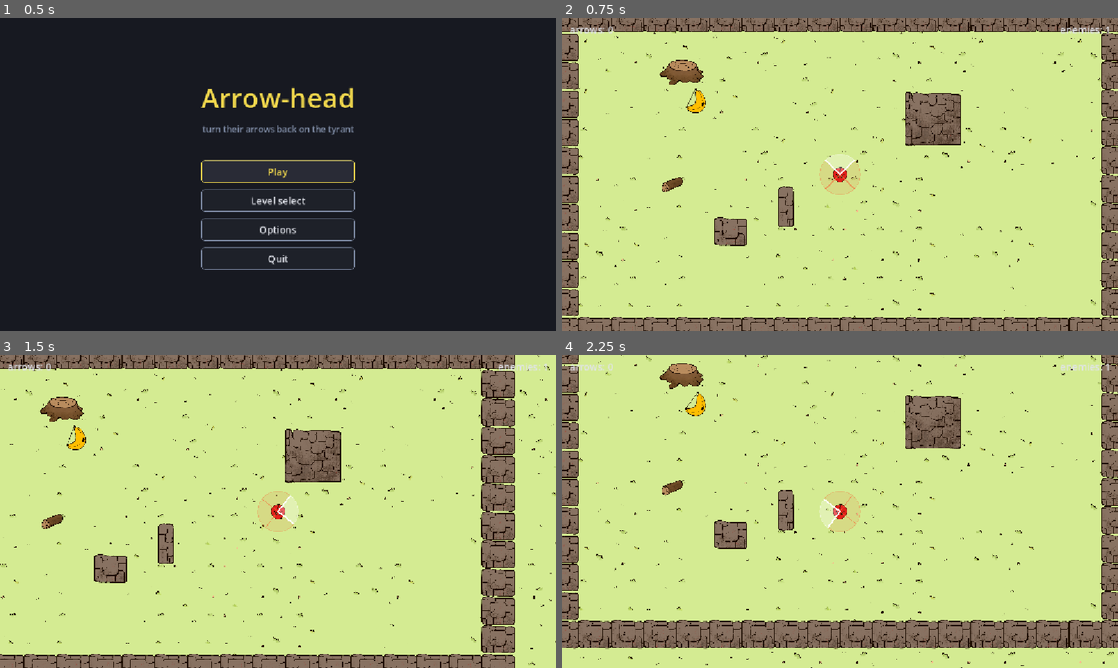
Above: before the commit, frames 1-4 (two rows, left to right).
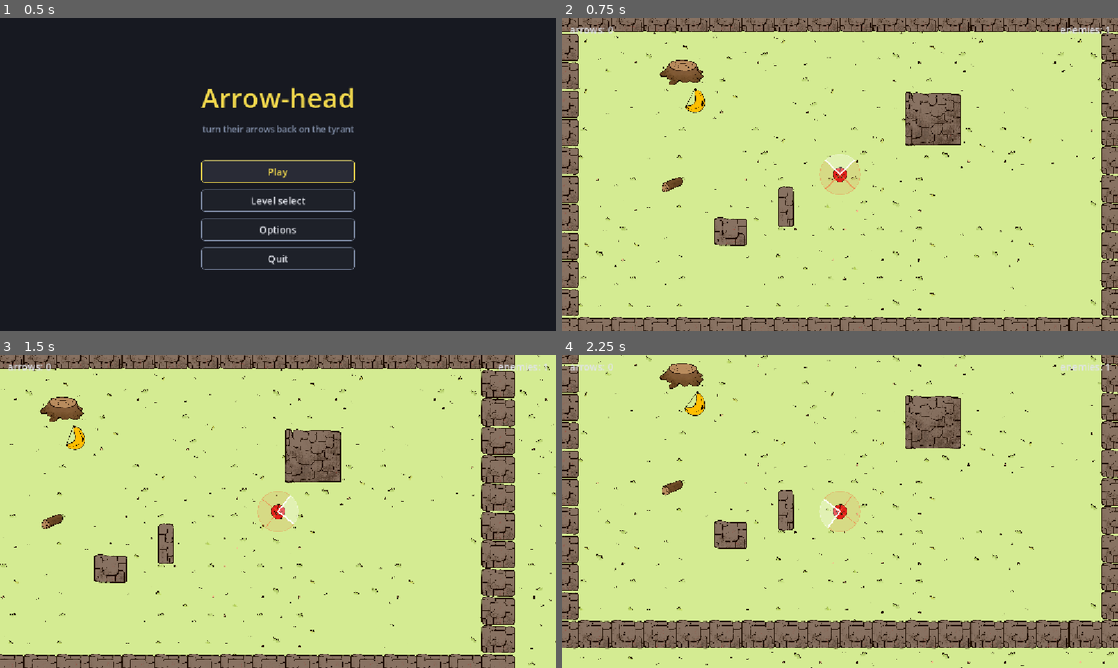
Above: after the commit, the same moments.

Repository: CasualShrub/arrow-head
Game: Godot game, scene res://scenes/ui/main_menu.tscn
The game is run twice, just before and just after one commit, with the same random seed, the same clock (stepped at 60 frames per second) and the same inputs.
Inputs (mouse positions are in pixels of both pictures, inside the frame that each line leads up to):
- Up to frame 1 (0.5 s): no input
- Up to frame 2 (0.75 s): click "Play" at 0.5 s
- Up to frame 3 (1.5 s): tap Enter at 1.25 s; move the mouse to (400, 495) at 1.27 s; hold D (move_right) from 1.28 s (still down); hold Space (fire) from 1.28 s (still down); click (400, 495) at 1.42 s
- Up to frame 4 (2.25 s): move the mouse to (728, 527) at 2.02 s; release D (move_right) at 2.03 s; release Space (fire) at 2.03 s; hold S (move_down) from 2.03 s (still down); tap R at 2.1 s

Frame 1 is identical in both runs. In frame 2, less than 0.1% of the frame differs, in the area x 22-26%, y 22-31%; in frame 3, less than 0.1%; in frame 4, less than 0.1%.

Commit message:
add the extra banana franes

Diff:
--- a/scenes/enemy.tscn
+++ b/scenes/enemy.tscn
@@ -4,7 +4,12 @@
 [ext_resource type="Script" uid="uid://cq7vk7ukbmts4" path="res://scripts/health_component.gd" id="2_md0e3"]
 [ext_resource type="Script" uid="uid://dn8jqcy1eo7y7" path="res://scripts/sus_component.gd" id="3_4ra3w"]
 [ext_resource type="PackedScene" uid="uid://bxgfy1nvmlb7v" path="res://scenes/arrow.tscn" id="4_arrow"]
-[ext_resource type="Texture2D" uid="uid://bw2u2pxocrlxi" path="res://art/enemy/idle.PNG" id="5_idle"]
+[ext_resource type="Texture2D" uid="uid://b0afwlyjydm7h" path="res://art/enemy/frame1.png" id="5_idle"]
+[ext_resource type="Texture2D" uid="uid://bmqcjg05r8j1e" path="res://art/enemy/frame2.png" id="6_f2"]
+[ext_resource type="Texture2D" uid="uid://6w7p3hufm0km" path="res://art/enemy/frame3.png" id="7_f3"]
+[ext_resource type="Texture2D" uid="uid://ccs6nyr8bd0ba" path="res://art/enemy/frame4.png" id="8_f4"]
+[ext_resource type="Texture2D" uid="uid://c8knl5mhl04ko" path="res://art/enemy/normal_hit.PNG" id="9_hn"]
+[ext_resource type="Texture2D" uid="uid://dc0jaxflx7uj5" path="res://art/enemy/stretch_hit.PNG" id="10_hs"]
 
 [sub_resource type="CircleShape2D" id="CircleShape2D_5uy6h"]
 radius = 25.0
@@ -15,6 +20,12 @@
 health = NodePath("Health")
 sus = NodePath("Sus")
 arrow_scene = ExtResource("4_arrow")
+frame1 = ExtResource("5_idle")
+frame2 = ExtResource("6_f2")
+frame3 = ExtResource("7_f3")
+frame4 = ExtResource("8_f4")
+hit_normal = ExtResource("9_hn")
+hit_stretch = ExtResource("10_hs")
 
 [node name="HurtCollider" type="CollisionShape2D" parent="." unique_id=1207359402]
 unique_name_in_owner = true
--- a/scripts/enemy.gd
+++ b/scripts/enemy.gd
@@ -4,11 +4,6 @@
 
 const _ENEMY_TEAM = Arrow.Team.ENEMY
 
-const _TEX_IDLE := preload("res://art/enemy/idle.PNG")
-const _TEX_AIM := preload("res://art/enemy/stretch_aim.PNG")
-const _TEX_NORMAL_HIT := preload("res://art/enemy/normal_hit.PNG")
-const _TEX_STRETCH_HIT := preload("res://art/enemy/stretch_hit.PNG")
-
 @export var health: HealthComponent
 @export var sus: SusComponent
 @export var player: Player
@@ -18,6 +13,7 @@
 @export var fire_rate := 2.0
 
 @export var aim_time := 0.4
+@export var release_time := 0.12
 @export var hit_flash_time := 0.15
 
 @export var hurt_radius := 25.0:
@@ -26,11 +22,20 @@
 		_update_collider(%HurtCollider, value)
 		hurt_radius = value
 
+@export_group("sprites")
+@export var frame1: Texture2D
+@export var frame2: Texture2D
+@export var frame3: Texture2D
+@export var frame4: Texture2D
+@export var hit_normal: Texture2D
+@export var hit_stretch: Texture2D
+
 var _facing := Vector2()
 var _dead := false
 var _alerted := false
 var _aiming := false
 var _hit_showing := false
+var _base_tex: Texture2D
 var _movement_pattern: Dictionary[float, Vector2] = {}
 
 @onready var _sprite: Sprite2D = $Sprite2D
@@ -174,7 +179,7 @@
 func _ready() -> void:
 	if Engine.is_editor_hint():
 		return
-	_set_sprite(_TEX_IDLE)
+	_set_base(frame1)
 	%FireDebounce.one_shot = true
 	%FireDebounce.wait_time = fire_rate
 	%FireDebounce.timeout.connect(_on_fire_timeout)
@@ -183,17 +188,27 @@
 func _on_fire_timeout() -> void:
 	_look_at_player()
 	_aiming = true
-	if not _hit_showing:
-		_set_sprite(_TEX_AIM)
-	await get_tree().create_timer(aim_time).timeout
-	if _dead:
-		return
+	var draw := [frame1, frame2, frame3]
+	var step := aim_time / draw.size()
+	for frame in draw:
+		_set_base(frame)
+		await get_tree().create_timer(step).timeout
+		if _dead:
+			return
 	if arrow_scene:
 		fire(_make_arrow(arrow_scene), _facing)
+	_set_base(frame4)
+	await get_tree().create_timer(release_time).timeout
+	if _dead:
+		return
 	_aiming = false
+	_set_base(frame1)
+	%FireDebounce.start()
+
+func _set_base(tex: Texture2D) -> void:
+	_base_tex = tex
 	if not _hit_showing:
-		_set_sprite(_TEX_IDLE)
-	%FireDebounce.start()
+		_set_sprite(tex)
 
 func _set_sprite(tex: Texture2D) -> void:
 	if _sprite:
@@ -201,12 +216,12 @@
 
 func _show_hit() -> void:
 	_hit_showing = true
-	_set_sprite(_TEX_STRETCH_HIT if _aiming else _TEX_NORMAL_HIT)
+	_set_sprite(hit_stretch if _aiming else hit_normal)
 	await get_tree().create_timer(hit_flash_time).timeout
 	_hit_showing = false
 	if _dead:
 		return
-	_set_sprite(_TEX_AIM if _aiming else _TEX_IDLE)
+	_set_sprite(_base_tex)
 
 func _physics_process(_delta: float) -> void:
 	if Engine.is_editor_hint():
Binary file added: art/enemy/frame1.png
Not shown, changed: art/enemy/frame1.png.import
Binary file added: art/enemy/frame2.png
Not shown, added: art/enemy/frame2.png.import
Binary file added: art/enemy/frame3.png
Not shown, added: art/enemy/frame3.png.import
Binary file added: art/enemy/frame4.png
Not shown, changed: art/enemy/frame4.png.import
Binary file removed: art/enemy/idle.PNG
Binary file removed: art/enemy/stretch_aim.PNG
